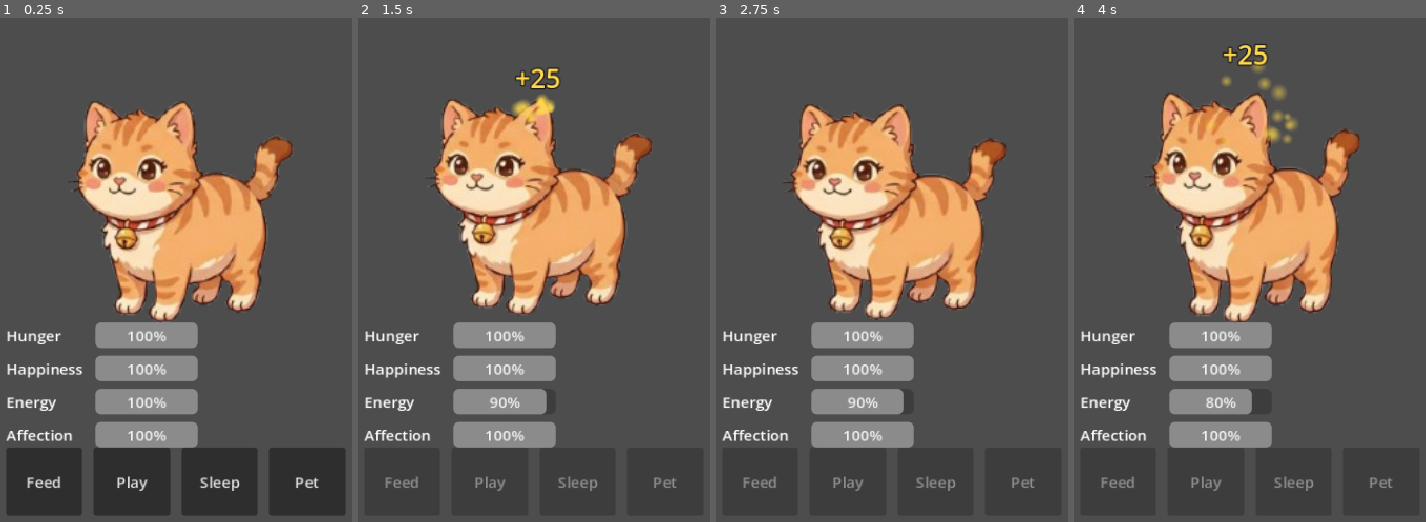
Above: before the commit, frames 1-4 (left to right).
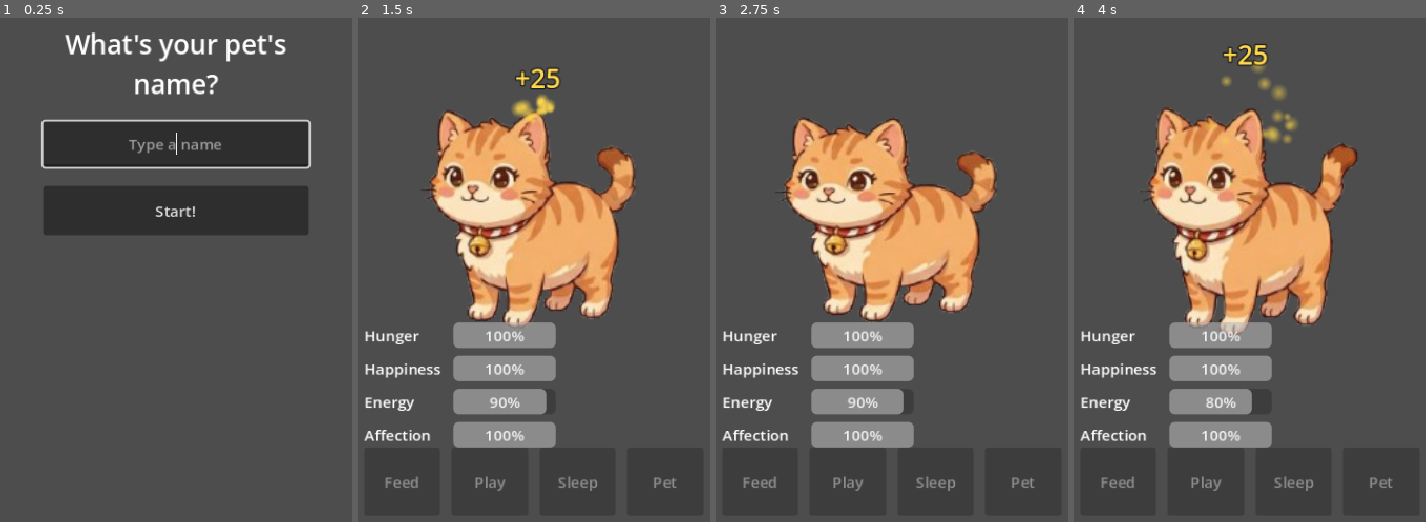
Above: after the commit, the same moments.

Repository: cvalera18/pets
Game: Godot game, scene res://scenes/main/Main.tscn
Two runs of this game, one before a commit and one after it. Both use one fixed random seed, a clock stepped at 60 frames per second and the inputs below.
Inputs (mouse positions are in pixels of both pictures, inside the frame that each line leads up to):
- Up to frame 1 (0.25 s): no input
- Up to frame 2 (1.5 s): click (534, 209) at 0.5 s, where only the run after the commit has a clickable "Start!"; click "Play" at 1.25 s
- Up to frame 3 (2.75 s): move the mouse to (892, 204) at 2.02 s; click (892, 204) at 2.17 s
- Up to frame 4 (4 s): move the mouse to (1176, 169) at 2.77 s; click (1176, 169) at 2.92 s; click "Play" at 3.5 s

The runs differ from the first frame. In frame 1, 43% of the frame differs, in the area x 1-99%, y 2-99%; in frame 2, 12%; in frame 3, 11%; in frame 4, 13%.

Commit message:
feat: phase 2 — onboarding name entry + auto-wake nap
Onboarding:
- New GameState autoload for cross-screen session state (pending pet name +
  live notifications opt-out, ready for Settings)
- Code-built Onboarding screen registered in Main.SCREENS; first launch with no
  save now routes here and hands the chosen name to Room via GameState
- Room creates the fresh pet with that name and persists it immediately
- Pet.initialize_fresh now accepts a name; es/en i18n keys added

Sleep:
- Pet auto-wakes after GameConfig.SLEEP_DURATION so it can't get stuck asleep

Verified end-to-end via the Godot MCP: onboarding builds, name flows through,
fresh save written with the chosen name.

Co-Authored-By: Claude Opus 4.8 <noreply@anthropic.com>

Diff:
--- a/autoloads/GameConfig.gd
+++ b/autoloads/GameConfig.gd
@@ -42,6 +42,9 @@
 
 ## Seconds between allowed interactions. Prevents button spam.
 const INTERACTION_COOLDOWN: float = 2.0
+
+## How long the pet naps before it auto-wakes when put to sleep.
+const SLEEP_DURATION: float = 8.0
 
 # ─── Notification Delays (seconds) ───────────────────────────────────────────
 
--- /dev/null
+++ b/autoloads/GameState.gd
@@ -0,0 +1,17 @@
+## GameState.gd
+## Autoload singleton — mutable, in-memory session state that must survive scene
+## changes but is not itself the persistence layer.
+##
+## Use it for hand-offs between screens (e.g. the chosen pet name flowing from
+## onboarding into the Room) and for live settings several systems read (e.g. the
+## notifications opt-out). Persistent values are still written to / read from the
+## save file via SaveSystem; GameState just mirrors the live value at runtime.
+extends Node
+
+## Pet name chosen on the onboarding screen, consumed by Room when it creates a
+## fresh pet. Empty means "not chosen yet" (Room falls back to a default).
+var pending_pet_name: String = ""
+
+## Live notifications opt-out, toggled in Settings and respected by
+## NotificationManager. Loaded from the save on launch.
+var notifications_enabled: bool = true
--- a/project.godot
+++ b/project.godot
@@ -20,6 +20,7 @@
 
 EventBus="*res://autoloads/EventBus.gd"
 GameConfig="*res://autoloads/GameConfig.gd"
+GameState="*res://autoloads/GameState.gd"
 SaveSystem="*res://autoloads/SaveSystem.gd"
 NotificationManager="*res://autoloads/NotificationManager.gd"
 
--- a/scenes/main/Main.gd
+++ b/scenes/main/Main.gd
@@ -14,7 +14,8 @@
 
 ## Registered screens. Add new entries here — no other navigation code changes needed.
 const SCREENS: Dictionary = {
-	"room": preload("res://scenes/room/Room.tscn"),
+	"room":       preload("res://scenes/room/Room.tscn"),
+	"onboarding": preload("res://scenes/ui/Onboarding.tscn"),
 	# TODO: "main_menu": preload("res://scenes/ui/MainMenu.tscn"),
 	# TODO: "settings":  preload("res://scenes/ui/Settings.tscn"),
 }
@@ -52,9 +53,8 @@
 	if SaveSystem.has_save():
 		_navigate_to("room")
 	else:
-		# First launch — no save exists.
-		# TODO: navigate to a "name your pet" onboarding screen before room.
-		_navigate_to("room")
+		# First launch — let the player name their pet before entering the room.
+		_navigate_to("onboarding")
 
 
 func _navigate_to(screen_name: String) -> void:
--- a/scenes/pet/Pet.gd
+++ b/scenes/pet/Pet.gd
@@ -57,6 +57,7 @@
 
 var _interaction_cooldown: float  = 0.0
 var _is_sleeping:          bool   = false
+var _sleep_timer:          float  = 0.0
 
 # Procedural animation runtime state.
 var _mood:       Mood    = Mood.IDLE
@@ -86,6 +87,9 @@
 	_animate(delta)  # Procedural "alive" motion — runs even while sleeping.
 
 	if _is_sleeping:
+		_sleep_timer -= delta
+		if _sleep_timer <= 0.0:
+			EventBus.pet_woken.emit()  # Auto-wake after the nap finishes.
 		return  # Decay is paused while the pet sleeps.
 
 	stats.apply_decay(delta)
@@ -97,9 +101,9 @@
 # ─── Public API ───────────────────────────────────────────────────────────────
 
 ## Initializes the pet with full stats for a brand new game.
-func initialize_fresh() -> void:
+func initialize_fresh(p_name: String = "Mochi") -> void:
 	stats    = PetStats.new()
-	pet_name = "Mochi"  # TODO: receive from name-entry onboarding screen.
+	pet_name = p_name
 	_play_anim(ANIM_IDLE)
 	_set_mood(Mood.IDLE)
 
@@ -158,6 +162,7 @@
 	if not _can_interact() or _is_sleeping:
 		return
 	_is_sleeping = true
+	_sleep_timer = GameConfig.SLEEP_DURATION
 	stats.energy += GameConfig.SLEEP_ENERGY_GAIN
 	_play_anim(ANIM_SLEEP)
 	_set_mood(Mood.SLEEP)
--- a/scenes/room/Room.gd
+++ b/scenes/room/Room.gd
@@ -58,8 +58,10 @@
 			_apply_settings(data.get("settings", {}))
 			return
 
-	# No valid save — start fresh.
-	_pet.initialize_fresh()
+	# No valid save — start fresh with the name chosen during onboarding.
+	var chosen_name := GameState.pending_pet_name if GameState.pending_pet_name != "" else "Mochi"
+	_pet.initialize_fresh(chosen_name)
+	_save()  # Persist immediately so the chosen name is never lost.
 
 
 func _spawn_hud() -> void:
--- /dev/null
+++ b/scenes/ui/Onboarding.gd
@@ -0,0 +1,60 @@
+## Onboarding.gd
+## First-launch screen: lets the player name their new pet, then enters the Room.
+##
+## The chosen name is handed to Room via GameState.pending_pet_name — this screen
+## holds no reference to Room or Pet. The UI is built in code so the .tscn stays a
+## trivial script host (no fragile hand-authored node graph).
+extends Control
+
+const MAX_NAME_LENGTH: int    = 16
+const DEFAULT_NAME:    String = "Mochi"
+
+var _name_input: LineEdit
+
+
+func _ready() -> void:
+	set_anchors_preset(Control.PRESET_FULL_RECT)
+
+	var center := CenterContainer.new()
+	center.set_anchors_preset(Control.PRESET_FULL_RECT)
+	add_child(center)
+
+	var box := VBoxContainer.new()
+	box.add_theme_constant_override("separation", 20)
+	box.custom_minimum_size = Vector2(280.0, 0.0)
+	center.add_child(box)
+
+	var title := Label.new()
+	title.text = tr("ONBOARDING_TITLE")
+	title.horizontal_alignment = HORIZONTAL_ALIGNMENT_CENTER
+	title.autowrap_mode = TextServer.AUTOWRAP_WORD_SMART
+	title.add_theme_font_size_override("font_size", 28)
+	box.add_child(title)
+
+	_name_input = LineEdit.new()
+	_name_input.placeholder_text = tr("ONBOARDING_PLACEHOLDER")
+	_name_input.max_length = MAX_NAME_LENGTH
+	_name_input.alignment = HORIZONTAL_ALIGNMENT_CENTER
+	_name_input.custom_minimum_size = Vector2(0.0, 48.0)
+	_name_input.text_submitted.connect(_on_submit)
+	box.add_child(_name_input)
+
+	var confirm := Button.new()
+	confirm.text = tr("ONBOARDING_CONFIRM")
+	confirm.custom_minimum_size = Vector2(0.0, 52.0)
+	confirm.pressed.connect(_on_confirm)
+	box.add_child(confirm)
+
+	_name_input.grab_focus()
+
+
+func _on_submit(_submitted: String) -> void:
+	_on_confirm()
+
+
+func _on_confirm() -> void:
+	var chosen := _name_input.text.strip_edges()
+	if chosen.is_empty():
+		chosen = DEFAULT_NAME
+	GameState.pending_pet_name = chosen
+	EventBus.navigate_to.emit("room")
--- /dev/null
+++ b/scenes/ui/Onboarding.tscn
@@ -0,0 +1,10 @@
+[gd_scene load_steps=2 format=3 uid="uid://pets0ui0onboard1"]
+
+[ext_resource type="Script" path="res://scenes/ui/Onboarding.gd" id="1_onboard"]
+
+[node name="Onboarding" type="Control"]
+layout_mode = 3
+anchors_preset = 15
+anchor_right = 1.0
+anchor_bottom = 1.0
+script = ExtResource("1_onboard")
Not shown, changed: i18n/en.po
Not shown, changed: i18n/es.po
